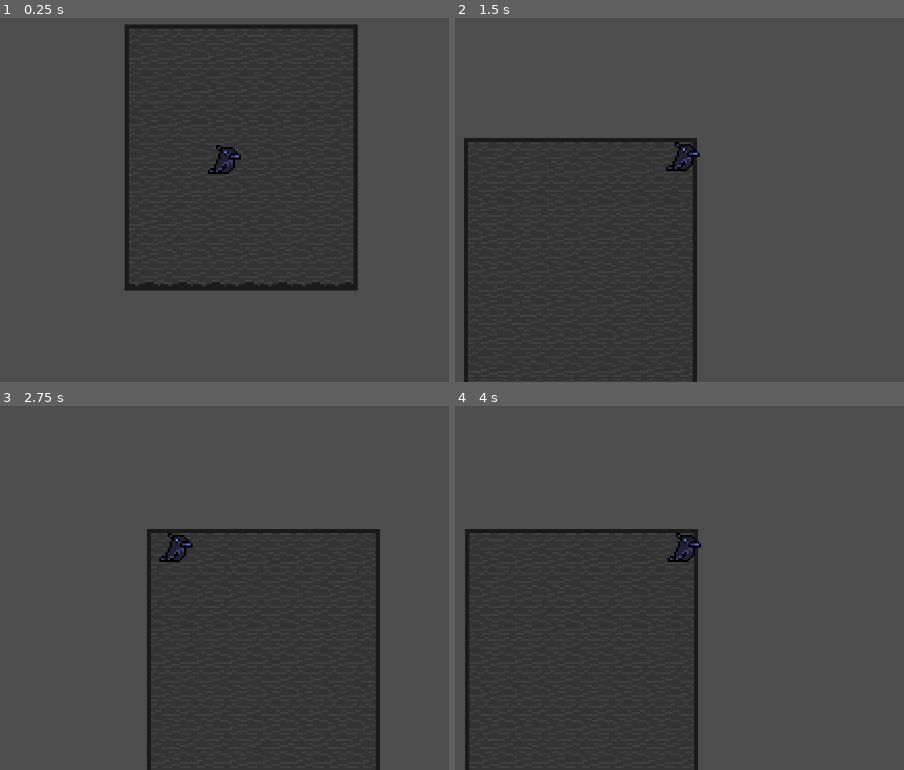
Above: before the commit, frames 1-4 (two rows, left to right).
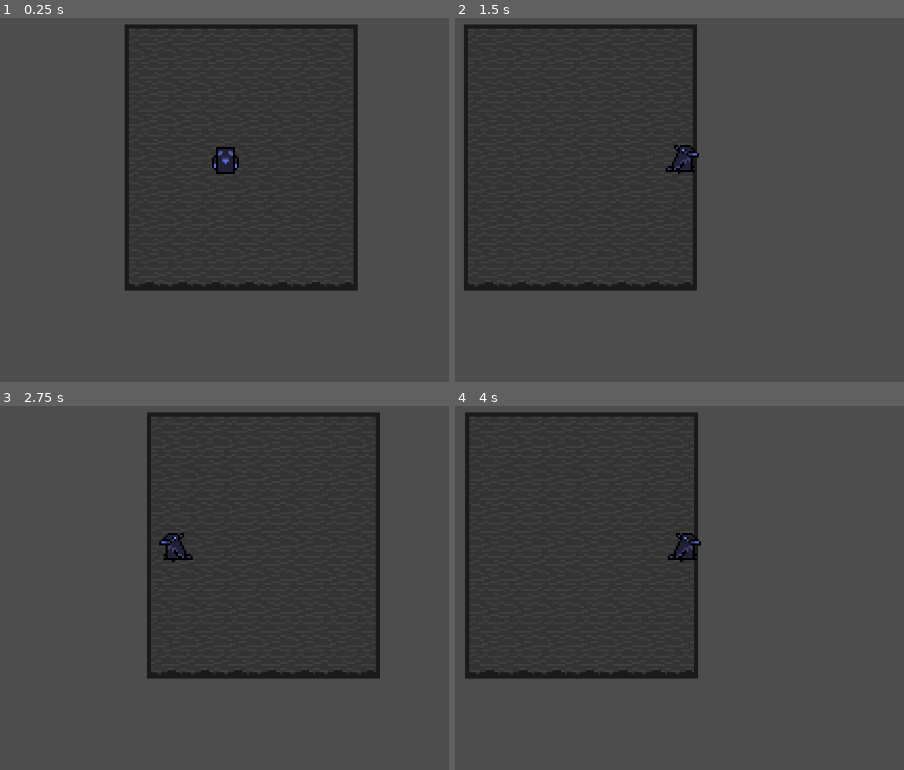
Above: after the commit, the same moments.

Repository: Maverick-500/my-game
Game: Godot game, scene res://scenes/game.tscn
Same seed, same stepped clock (60 frames per second), same inputs: the game is played once before the commit and once after it.
Inputs:
- Up to frame 1 (0.25 s): no input
- Up to frame 2 (1.5 s): hold Up (ui_up) 0.53-1.28 s; hold Right (ui_right) from 0.53 s (still down); tap Up (ui_up) at 1.35 s
- Up to frame 3 (2.75 s): tap Up (ui_up) at 1.52, 1.82 s; release Right (ui_right) at 2.03 s; hold Left (ui_left) from 2.03 s (still down); hold Up (ui_up) from 2.03 s (still down)
- Up to frame 4 (4 s): release Left (ui_left) at 2.78 s; release Up (ui_up) at 2.78 s; hold Right (ui_right) from 2.78 s (still down); tap Up (ui_up) at 2.85, 3.02, 3.32 s; hold Up (ui_up) from 3.53 s (still down)

The runs differ from the first frame. In frame 1, 0.3% of the frame differs, in the area x 46-54%, y 34-43%; in frame 2, 20%; in frame 3, 21%, in the area x 32-85%, y 1-100%; in frame 4, 21%.

Commit message:
updated player moving script

Diff:
--- /dev/null
+++ b/scenes/enemy.tscn
@@ -0,0 +1,3 @@
+[gd_scene format=3 uid="uid://d0hv87di6ohbb"]
+
+[node name="CharacterBody2D" type="CharacterBody2D"]
--- a/scenes/player.tscn
+++ b/scenes/player.tscn
@@ -1,28 +1,109 @@
-[gd_scene load_steps=7 format=3 uid="uid://djbfqnipkkakx"]
+[gd_scene load_steps=15 format=3 uid="uid://djbfqnipkkakx"]
 
 [ext_resource type="Script" uid="uid://x2ahvfboif2f" path="res://scripts/player.gd" id="1_g2els"]
 [ext_resource type="Texture2D" uid="uid://8f86qn2bjhg5" path="res://assets/sprite_sheet.png" id="2_g2els"]
 
+[sub_resource type="AtlasTexture" id="AtlasTexture_g2els"]
+atlas = ExtResource("2_g2els")
+region = Rect2(0, 32, 16, 16)
+
 [sub_resource type="AtlasTexture" id="AtlasTexture_qhqgy"]
 atlas = ExtResource("2_g2els")
-region = Rect2(0, 0, 16, 16)
+region = Rect2(0, 32, 16, 16)
 
 [sub_resource type="AtlasTexture" id="AtlasTexture_dqkch"]
 atlas = ExtResource("2_g2els")
-region = Rect2(16, 0, 16, 16)
+region = Rect2(16, 32, 16, 16)
+
+[sub_resource type="AtlasTexture" id="AtlasTexture_qlg0r"]
+atlas = ExtResource("2_g2els")
+region = Rect2(32, 32, 16, 16)
+
+[sub_resource type="AtlasTexture" id="AtlasTexture_tuyoq"]
+atlas = ExtResource("2_g2els")
+region = Rect2(48, 32, 16, 16)
+
+[sub_resource type="AtlasTexture" id="AtlasTexture_fjrip"]
+atlas = ExtResource("2_g2els")
+region = Rect2(0, 48, 16, 16)
+
+[sub_resource type="AtlasTexture" id="AtlasTexture_smehm"]
+atlas = ExtResource("2_g2els")
+region = Rect2(0, 16, 16, 16)
+
+[sub_resource type="AtlasTexture" id="AtlasTexture_ur7pv"]
+atlas = ExtResource("2_g2els")
+region = Rect2(16, 16, 16, 16)
+
+[sub_resource type="AtlasTexture" id="AtlasTexture_y4r1p"]
+atlas = ExtResource("2_g2els")
+region = Rect2(48, 16, 16, 16)
+
+[sub_resource type="AtlasTexture" id="AtlasTexture_d2wvv"]
+atlas = ExtResource("2_g2els")
+region = Rect2(32, 16, 16, 16)
 
 [sub_resource type="SpriteFrames" id="SpriteFrames_qlg0r"]
 animations = [{
 "frames": [{
 "duration": 1.0,
+"texture": SubResource("AtlasTexture_g2els")
+}],
+"loop": true,
+"name": &"back_idle",
+"speed": 5.0
+}, {
+"frames": [{
+"duration": 1.0,
 "texture": SubResource("AtlasTexture_qhqgy")
+}],
+"loop": true,
+"name": &"back_walk",
+"speed": 5.0
+}, {
+"frames": [{
+"duration": 1.0,
+"texture": SubResource("AtlasTexture_dqkch")
 }, {
 "duration": 1.0,
-"texture": SubResource("AtlasTexture_dqkch")
+"texture": SubResource("AtlasTexture_qlg0r")
 }],
 "loop": true,
-"name": &"default",
-"speed": 5.0
+"name": &"front_idle",
+"speed": 4.0
+}, {
+"frames": [{
+"duration": 1.0,
+"texture": SubResource("AtlasTexture_tuyoq")
+}, {
+"duration": 1.0,
+"texture": SubResource("AtlasTexture_fjrip")
+}],
+"loop": true,
+"name": &"front_walk",
+"speed": 4.0
+}, {
+"frames": [{
+"duration": 1.0,
+"texture": SubResource("AtlasTexture_smehm")
+}, {
+"duration": 1.0,
+"texture": SubResource("AtlasTexture_ur7pv")
+}],
+"loop": true,
+"name": &"side_idle",
+"speed": 4.0
+}, {
+"frames": [{
+"duration": 1.0,
+"texture": SubResource("AtlasTexture_y4r1p")
+}, {
+"duration": 1.0,
+"texture": SubResource("AtlasTexture_d2wvv")
+}],
+"loop": true,
+"name": &"side_walk",
+"speed": 4.0
 }]
 
 [sub_resource type="RectangleShape2D" id="RectangleShape2D_3vyb7"]
@@ -33,7 +114,8 @@
 
 [node name="AnimatedSprite2D" type="AnimatedSprite2D" parent="."]
 sprite_frames = SubResource("SpriteFrames_qlg0r")
-autoplay = "default"
+animation = &"side_walk"
+autoplay = "front_idle"
 
 [node name="CollisionShape2D" type="CollisionShape2D" parent="."]
 position = Vector2(0, 0.5)
--- a/scripts/player.gd
+++ b/scripts/player.gd
@@ -2,23 +2,68 @@
 
 
 const SPEED = 130.0
+var current_dir = "none"
 
+func _ready():
+	$AnimatedSprite2D.play("front_idle")
 
-func _physics_process(delta: float) -> void:
-	# Add the gravity.
-	if not is_on_floor():
-		velocity += get_gravity() * delta
+func _physics_process(delta):
+	player_movement(delta)
 
-	# Get the input direction and handle the movement/deceleration.
-	# As good practice, you should replace UI actions with custom gameplay actions.
-	var directionX := Input.get_axis("ui_left", "ui_right")
-	if directionX:
-		velocity.x = directionX * SPEED
+func player_movement(delta):
+
+	if Input.is_action_pressed("ui_right"):
+		current_dir = "right"
+		play_anim(1)
+		velocity.x = SPEED
+		velocity.y = 0
+	elif Input.is_action_pressed("ui_left"):
+		current_dir = "left"
+		play_anim(1)
+		velocity.x = -SPEED
+		velocity.y = 0
+	elif Input.is_action_pressed("ui_down"):
+		current_dir = "down"
+		play_anim(1)
+		velocity.x = 0
+		velocity.y = SPEED
+	elif Input.is_action_pressed("ui_up"):
+		current_dir = "up"
+		play_anim(1)
+		velocity.x = 0
+		velocity.y = -SPEED
 	else:
-		velocity.x = move_toward(velocity.x, 0, SPEED)
-	var directionY:= Input.get_axis("ui_up", "ui_down")
-	if directionY:
-		velocity.y = directionY * SPEED
-	else:
-		velocity.y = move_toward(velocity.y, 0, SPEED)
+		play_anim(0)
+		velocity.x = 0
+		velocity.y = 0
+
 	move_and_slide()
+
+func play_anim(movement):
+	var dir = current_dir
+	var anim = $AnimatedSprite2D
+
+	if dir == "right":
+		anim.flip_h = true
+		if movement == 1:
+			anim.play("side_walk")
+		elif movement == 0:
+			anim.play("side_idle")
+	if dir == "left":
+		anim.flip_h = false
+		if movement == 1:
+			anim.play("side_walk")
+		elif movement == 0:
+			anim.play("side_idle")
+	if dir == "up":
+		anim.flip_h = false
+		if movement == 1:
+			anim.play("back_walk")
+		elif movement == 0:
+			anim.play("back_idle")
+	if dir == "down":
+		anim.flip_h = false
+		if movement == 1:
+			anim.play("front_walk")
+		elif movement == 0:
+			anim.play("front_idle")
